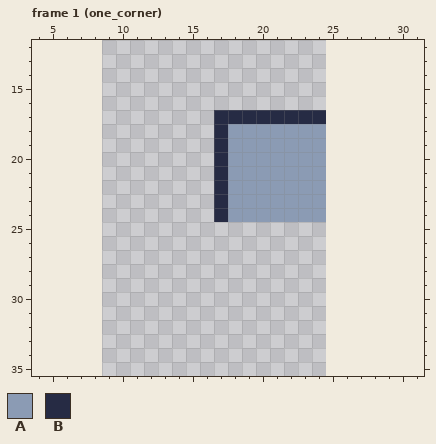
Pixel-art file -- assets/tiles/stone.ase. The first picture shows the starting point.
16x80 pixels, 5 frames. Shown: frame 1 (one_corner): x 4..31, y 12..35. The old version is drawn lined up with the new one, on the new canvas. The commit also changed other frames, which this record leaves out.
Palette (. is transparent): A #8b9bb4  B #262b44
Pixels before, frame 1 (one_corner), first column x 17:
17 BBBBBBBB
18 BAAAAAAA
19 BAAAAAAA
20 BAAAAAAA
21 BAAAAAAA
22 BAAAAAAA
23 BAAAAAAA
24 BAAAAAAA
After:
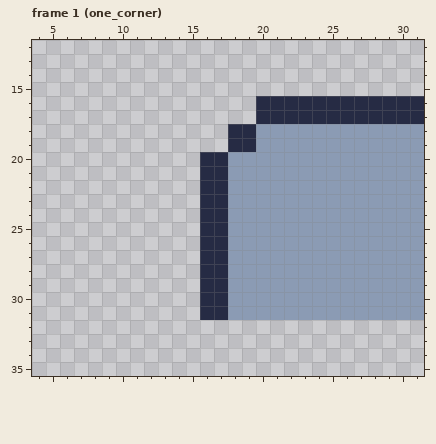
Difference:
canvas 16x80 -> 32x160, the old top-left corner now at 9,9
Changed rows in their new state; - is an unchanged pixel.
Frame 1 (one_corner):
first column x 16:
16 ----BBBBBBBBBBBB
17 -...-----BBBBBBB
18 -.BB-----AAAAAAA
19 -.BB-----AAAAAAA
20 B--------AAAAAAA
21 B--------AAAAAAA
22 B--------AAAAAAA
23 B--------AAAAAAA
24 B--------AAAAAAA
25 BBAAAAAAAAAAAAAA
26 BBAAAAAAAAAAAAAA
27 BBAAAAAAAAAAAAAA
28 BBAAAAAAAAAAAAAA
29 BBAAAAAAAAAAAAAA
30 BBAAAAAAAAAAAAAA
31 BBAAAAAAAAAAAAAA
Pixel boxes of the changes (left, top, right, bottom) in both pictures:
changed: (200, 96, 424, 320)
